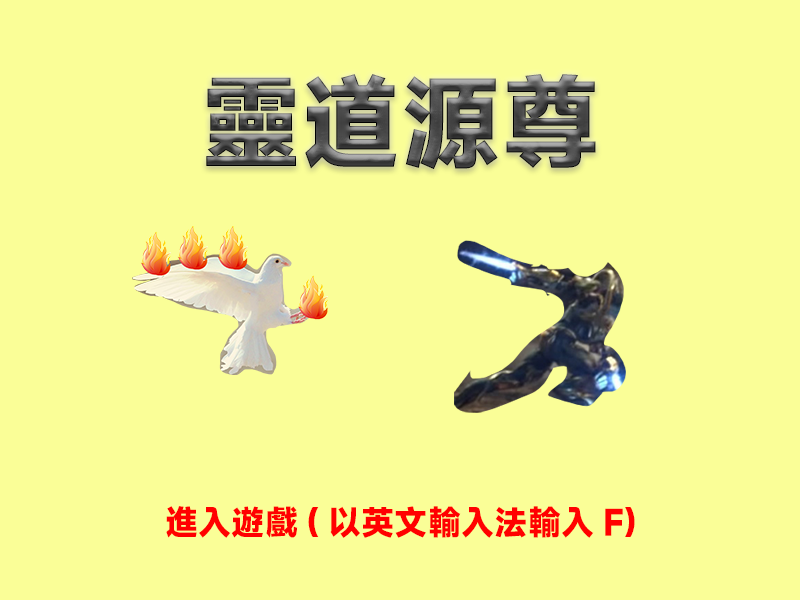
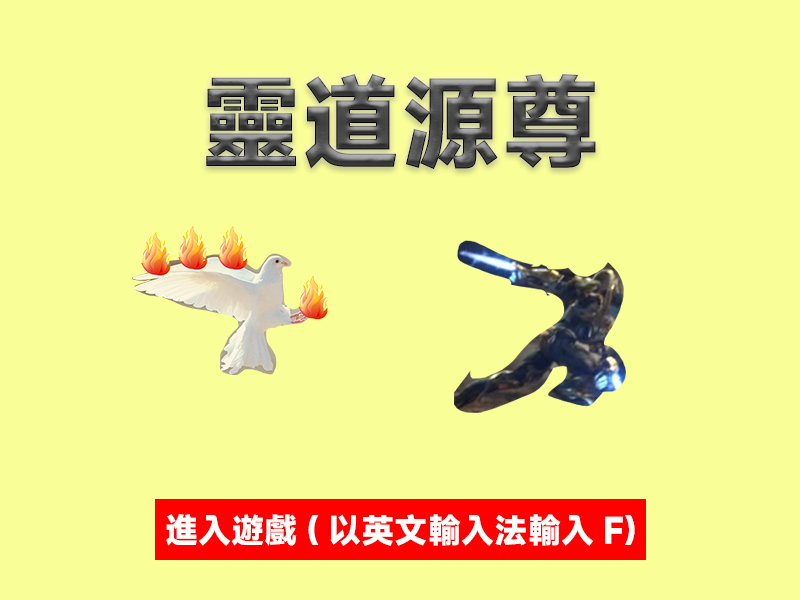
Two versions of the same layered image (800px x 600px). Layer-by-layer changes:
painted on "進入遊戲(以英文輸入法輸入F)" over bbox(166, 506, 635, 546)
added layer "矩形 1" above "图层 2" over bbox(155, 499, 646, 560)
